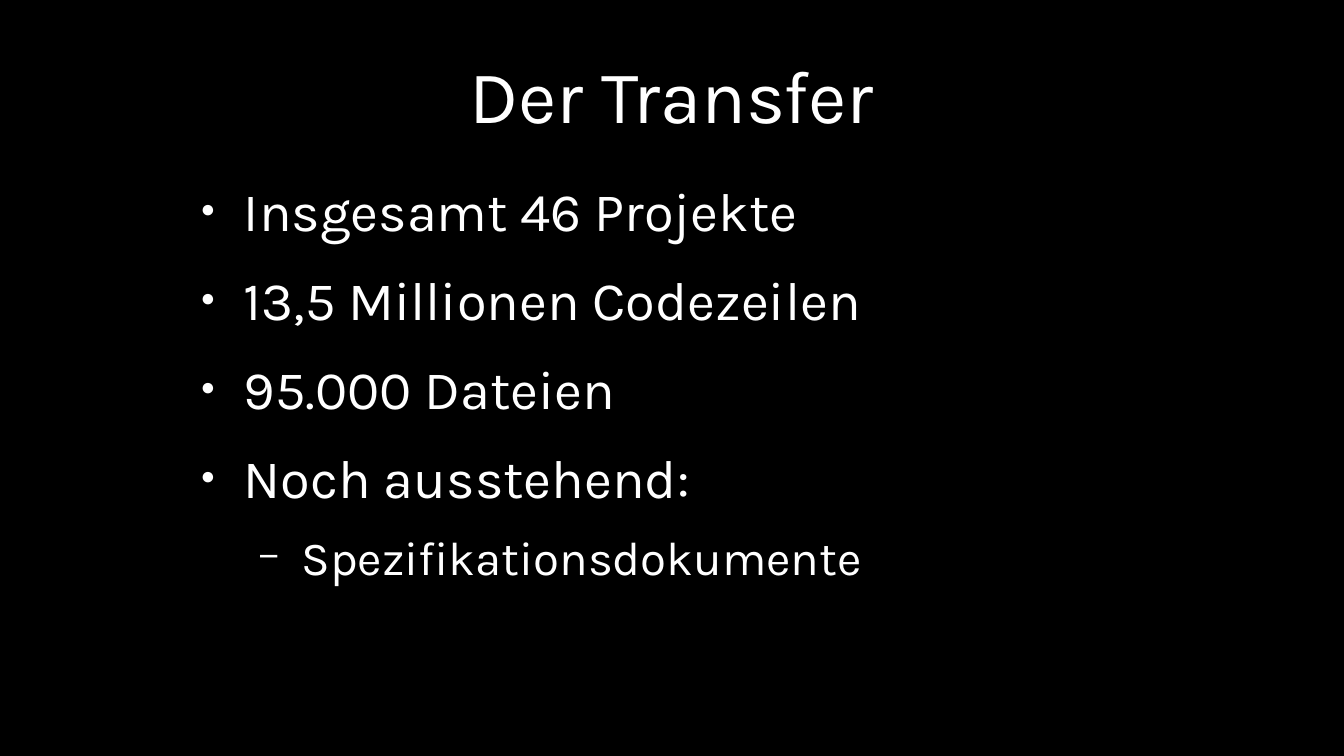
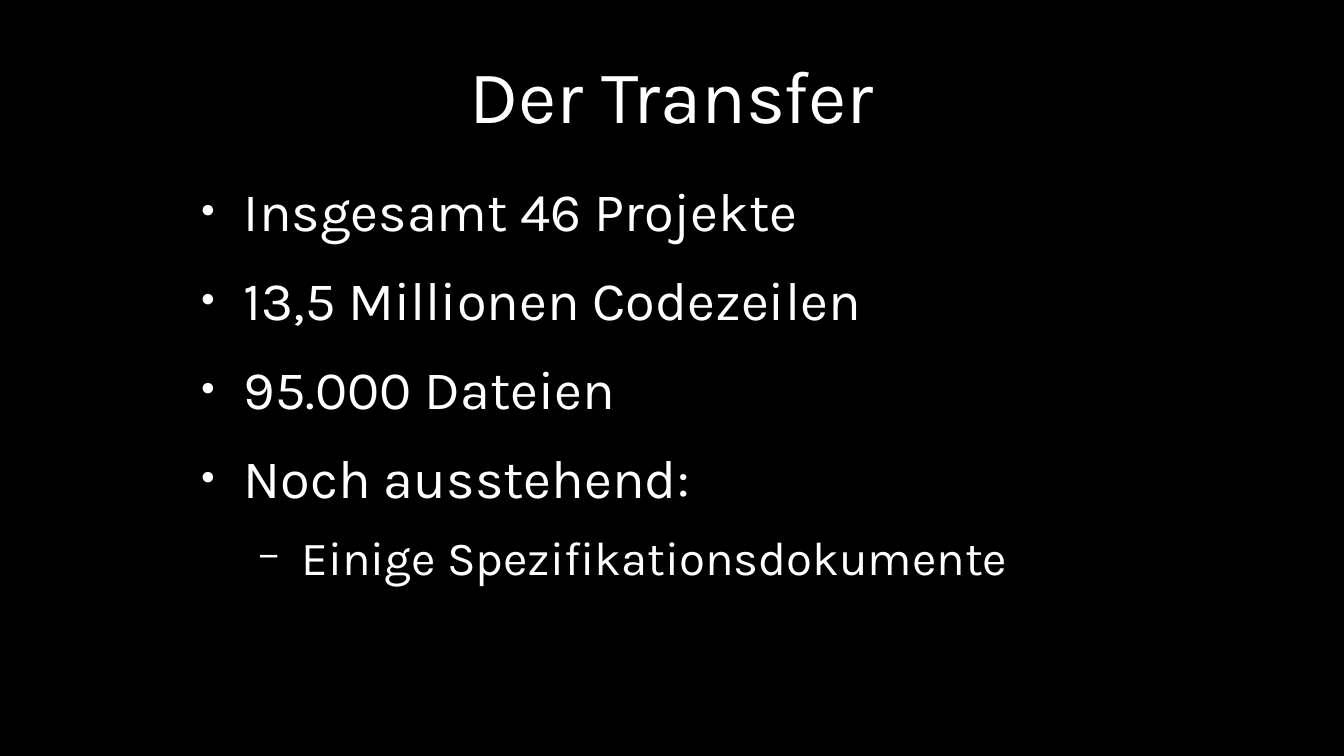
Before and after one commit to chkal/talks, a slide deck: slide 13 of 2019-11-jvmcon-jakarta-ee/JakartaEE.odp. Drawn at 1344x756 pixels with LibreOffice and Linux fonts; fonts in the diff are those of the drawing. Boxes give left, top, right and bottom in pixels: in the first picture for what was removed or moved away, otherwise in the second. Text is boxed around its words. In the diff, an @@ line names an element or a change of style, - is before the commit and + after.

```diff
--- a/2019-11-jvmcon-jakarta-ee/JakartaEE.odp
+++ b/2019-11-jvmcon-jakarta-ee/JakartaEE.odp
@@ text at [301,542,1007,587]: text changed @@
-  − Spezifikationsdokumente
+  − Einige Spezifikationsdokumente
```
Also in this commit, not shown: 2 other slides changed, 8 slides added, 1 slide removed, 1 other file.
